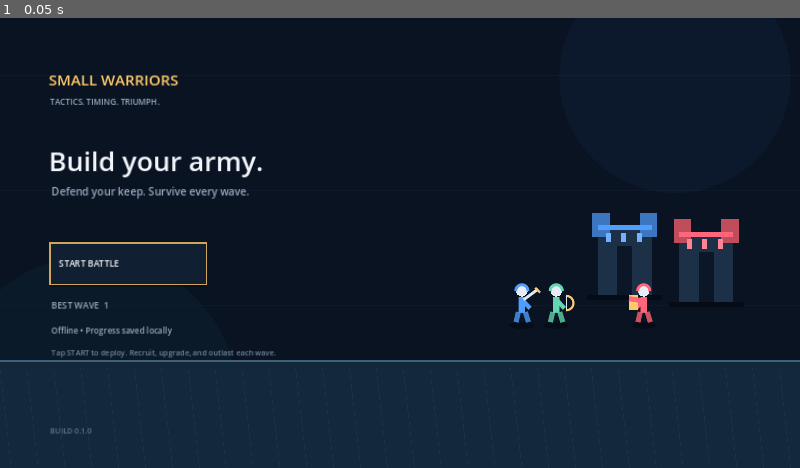
Above: before the commit, frame 1.
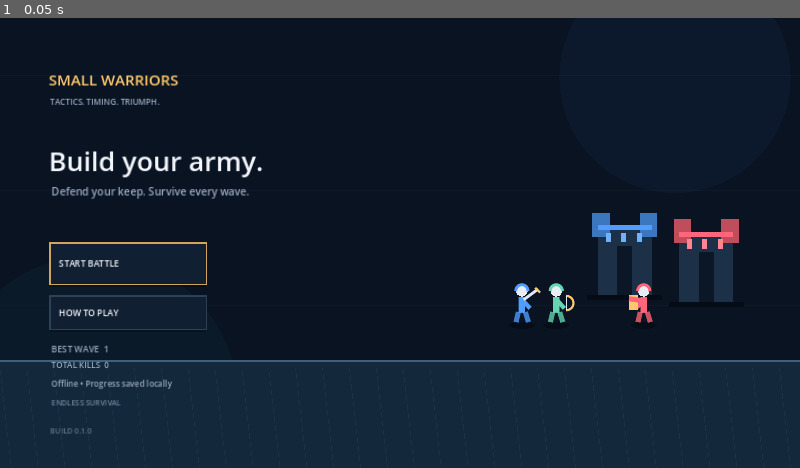
Above: after the commit, the same moment.

Repository: Abolfazlsoltan/Game2
Game: Godot game, scene res://scenes/main.tscn
The game is run twice, just before and just after one commit, with the same random seed, the same clock (stepped at 60 frames per second) and the same inputs.
Inputs:
- Up to frame 1 (0.05 s): no input

The runs differ from the first frame. In frame 1, 1.0% of the frame differs, in the area x 6-35%, y 61-87%.

Commit message:
Polish survival gameplay and add in-game guide

Diff:
--- a/scripts/game.gd
+++ b/scripts/game.gd
@@ -6,6 +6,8 @@
 const H := 720.0
 const GROUND_Y := 548.0
 const COSTS := {"SWORD": 35, "ARCHER": 55, "GUARD": 75}
+const UPGRADE_COST := 90
+const MAX_FRIENDLY_UNITS := 24
 const UNIT_COLORS := {"SWORD": Color("#4f9dff"), "ARCHER": Color("#62d6b0"), "GUARD": Color("#b69cff")}
 const GOLD := Color("#ffc96a")
 const TEXT := Color("#f3f6fb")
@@ -28,6 +30,8 @@
 var enemy_base_hp := 100.0
 var upgrade_level := 0
 var kills := 0
+var total_kills := 0
+var wave_kills := 0
 var elapsed := 0.0
 var notice := "Build your army. Protect your keep."
 var notice_time := 3.0
@@ -100,6 +104,9 @@
     if gold < cost:
         _notify("Not enough gold. Defeat enemies to earn more.")
         return
+    if int(units.filter(func(u): return int(u["side"]) == 0).size()) >= MAX_FRIENDLY_UNITS:
+        _notify("Army limit reached (" + str(MAX_FRIENDLY_UNITS) + " troops).")
+        return
     gold -= cost
     var s := _stats(kind, true)
     units.append({
@@ -115,12 +122,17 @@
 func _simulate(delta: float) -> void:
     for i in range(units.size()):
         var u: Dictionary = units[i]
+        if float(u["hp"]) <= 0.0:
+            continue
         u["attack_cd"] = maxf(0.0, float(u["attack_cd"]) - delta)
         var side := int(u["side"])
         var x := float(u["x"])
         var target_i := _find_target(u)
         if target_i >= 0:
             var target: Dictionary = units[target_i]
+            if float(target["hp"]) <= 0.0:
+                units[i] = u
+                continue
             var distance := absf(float(target["x"]) - x)
             if distance <= float(u["range"]):
                 if float(u["attack_cd"]) <= 0.0:
@@ -154,13 +166,15 @@
             if int(dead["side"]) == 1:
                 gold += 9
                 kills += 1
+                total_kills += 1
+                wave_kills += 1
             units.remove_at(i)
 
 func _find_target(unit: Dictionary) -> int:
     var best := -1
     var best_distance := INF
     for i in range(units.size()):
-        if int(units[i]["side"]) == int(unit["side"]):
+        if int(units[i]["side"]) == int(unit["side"]) or float(units[i]["hp"]) <= 0.0:
             continue
         var d := absf(float(units[i]["x"]) - float(unit["x"]))
         if d < best_distance and d <= 250.0:
@@ -180,15 +194,16 @@
     gold += reward
     enemy_target = mini(4 + wave * 2, 24)
     enemy_spawned = 0
+    wave_kills = 0
     spawn_timer = 0.0
     _notify("Wave cleared! +" + str(reward) + " gold.")
     _save_game()
 
 func _upgrade() -> void:
-    if gold < 90:
-        _notify("Upgrade costs 90 gold.")
-        return
-    gold -= 90
+    if gold < UPGRADE_COST:
+        _notify("Upgrade costs " + str(UPGRADE_COST) + " gold.")
+        return
+    gold -= UPGRADE_COST
     upgrade_level += 1
     # Upgrade already-deployed friendly troops as well as future recruits.
     for i in range(units.size()):
@@ -215,6 +230,7 @@
     enemy_base_hp = 100.0
     elapsed = 0.0
     kills = 0
+    wave_kills = 0
     units.clear()
     particles.clear()
     floaters.clear()
@@ -263,6 +279,7 @@
     _draw_background()
     match screen:
         "menu": _draw_menu()
+        "help": _draw_help()
         "battle": _draw_battle()
         "game_over": _draw_game_over()
     draw_set_transform(Vector2.ZERO, 0.0, Vector2.ONE)
@@ -291,9 +308,11 @@
     _draw_unit_art(Vector2(890, 486), "ARCHER", 0, 1.15)
     _draw_unit_art(Vector2(1030, 486), "GUARD", 1, 1.15)
     _button(Rect2(80, 360, 250, 66), "START BATTLE", GOLD, PANEL)
-    _text("BEST WAVE  " + str(best_wave), Vector2(82, 465), 14, MUTED)
-    _text("Offline • Progress saved locally", Vector2(82, 505), 13, MUTED)
-    _text("Tap START to deploy. Recruit, upgrade, and outlast each wave.", Vector2(82, 540), 12, Color("#71869c"))
+    _button(Rect2(80, 445, 250, 54), "HOW TO PLAY", Color("#344b64"), PANEL)
+    _text("BEST WAVE  " + str(best_wave), Vector2(82, 535), 14, MUTED)
+    _text("TOTAL KILLS  " + str(total_kills), Vector2(82, 560), 13, MUTED)
+    _text("Offline • Progress saved locally", Vector2(82, 590), 13, MUTED)
+    _text("ENDLESS SURVIVAL", Vector2(82, 620), 12, Color("#71869c"))
     _text("BUILD 0.1.0", Vector2(80, 665), 12, Color("#60758b"))
 
 func _draw_battle() -> void:
@@ -304,8 +323,9 @@
     for troop in units:
         if int(troop["side"]) == 0:
             friendly_count += 1
-    _text("TROOPS  " + str(friendly_count), Vector2(300, 42), 13, MUTED)
-    _text("ENEMIES LEFT  " + str(maxi(0, enemy_target - enemy_spawned)), Vector2(300, 66), 12, MUTED)
+    _text("TROOPS  " + str(friendly_count) + "/" + str(MAX_FRIENDLY_UNITS), Vector2(300, 42), 13, MUTED)
+    _text("ENEMIES LEFT  " + str(maxi(0, enemy_target - wave_kills)), Vector2(300, 66), 12, MUTED)
+    _text("UPGRADE LV. " + str(upgrade_level), Vector2(300, 88), 11, MUTED)
     _pill(Rect2(930, 25, 300, 54), "✦  " + str(gold) + " GOLD", GOLD)
     _bar(Rect2(36, 125, 230, 12), base_hp / 100.0, BLUE)
     _text("YOUR KEEP", Vector2(36, 151), 11, MUTED)
@@ -329,7 +349,7 @@
     _button(Rect2(30, 590, 190, 82), "SWORDSMAN  ·  35", BLUE, PANEL)
     _button(Rect2(235, 590, 190, 82), "ARCHER  ·  55", GREEN, PANEL)
     _button(Rect2(440, 590, 190, 82), "GUARD  ·  75", Color("#b69cff"), PANEL)
-    _button(Rect2(1000, 590, 230, 82), "UPGRADE  ·  90", GOLD, PANEL)
+    _button(Rect2(1000, 590, 230, 82), "UPGRADE  ·  " + str(UPGRADE_COST), GOLD, PANEL)
     _text("Recruit units to push forward", Vector2(675, 620), 14, MUTED)
     _button(Rect2(1080, 92, 150, 34), "PAUSE  II", Color("#344b64"), PANEL)
     if paused:
@@ -341,6 +361,25 @@
         _button(Rect2(470, 315, 340, 52), "RESUME BATTLE", GOLD, PANEL)
         _button(Rect2(470, 381, 340, 52), "RESTART BATTLE", BLUE, PANEL)
         _button(Rect2(470, 447, 340, 52), "MAIN MENU", Color("#344b64"), PANEL)
+
+func _draw_help() -> void:
+    _text("HOW TO PLAY", Vector2(80, 100), 28, GOLD)
+    _text("A tactical endless-survival game", Vector2(82, 132), 16, MUTED)
+    var lines := [
+        "1. Recruit swordsmen for balanced frontline damage.",
+        "2. Archers attack from a distance but have less health.",
+        "3. Guards are tough and slow; use them to hold the line.",
+        "4. Defeat enemies to earn gold, then upgrade your army.",
+        "5. Clear every wave to earn a bonus and face a harder wave.",
+        "6. Protect your keep. If its health reaches zero, the run ends.",
+        "7. Breaking the enemy keep grants a bonus; the siege continues.",
+        "",
+        "Recruitment: Sword 35 gold  •  Archer 55 gold  •  Guard 75 gold",
+        "Army upgrade: 90 gold  •  Maximum friendly troops: 24"
+    ]
+    for i in range(lines.size()):
+        _text(lines[i], Vector2(82, 205 + i * 35), 15, TEXT if not lines[i].is_empty() else MUTED)
+    _button(Rect2(80, 610, 250, 58), "BACK TO MENU", Color("#344b64"), PANEL)
 
 func _draw_game_over() -> void:
     _text("KEEP FALLEN", Vector2(80, 170), 18, RED)
@@ -438,6 +477,8 @@
     if screen == "menu":
         if Rect2(80, 360, 250, 66).has_point(p):
             _start_game()
+        elif Rect2(80, 445, 250, 54).has_point(p):
+            screen = "help"
     elif screen == "battle":
         if Rect2(1080, 92, 150, 34).has_point(p):
             paused = not paused
@@ -461,6 +502,9 @@
             _recruit("GUARD")
         elif Rect2(1000, 590, 230, 82).has_point(p):
             _upgrade()
+    elif screen == "help":
+        if Rect2(80, 610, 250, 58).has_point(p):
+            screen = "menu"
     elif screen == "game_over":
         if Rect2(80, 350, 250, 66).has_point(p):
             _start_game()
@@ -474,6 +518,7 @@
     cfg.set_value("progress", "best_wave", best_wave)
     cfg.set_value("progress", "upgrade_level", upgrade_level)
     cfg.set_value("progress", "kills", kills)
+    cfg.set_value("progress", "total_kills", total_kills)
     cfg.save(SAVE_PATH)
 
 func _load_save() -> void:
@@ -483,6 +528,11 @@
         best_wave = int(cfg.get_value("progress", "best_wave", best_wave))
         upgrade_level = int(cfg.get_value("progress", "upgrade_level", upgrade_level))
         kills = int(cfg.get_value("progress", "kills", kills))
+        total_kills = int(cfg.get_value("progress", "total_kills", kills))
+        gold = clampi(gold, 0, 999999)
+        best_wave = clampi(best_wave, 1, 9999)
+        upgrade_level = clampi(upgrade_level, 0, 999)
+        total_kills = maxi(0, total_kills)
 
 func _notification(what: int) -> void:
     if what == NOTIFICATION_WM_CLOSE_REQUEST or what == NOTIFICATION_APPLICATION_PAUSED:
